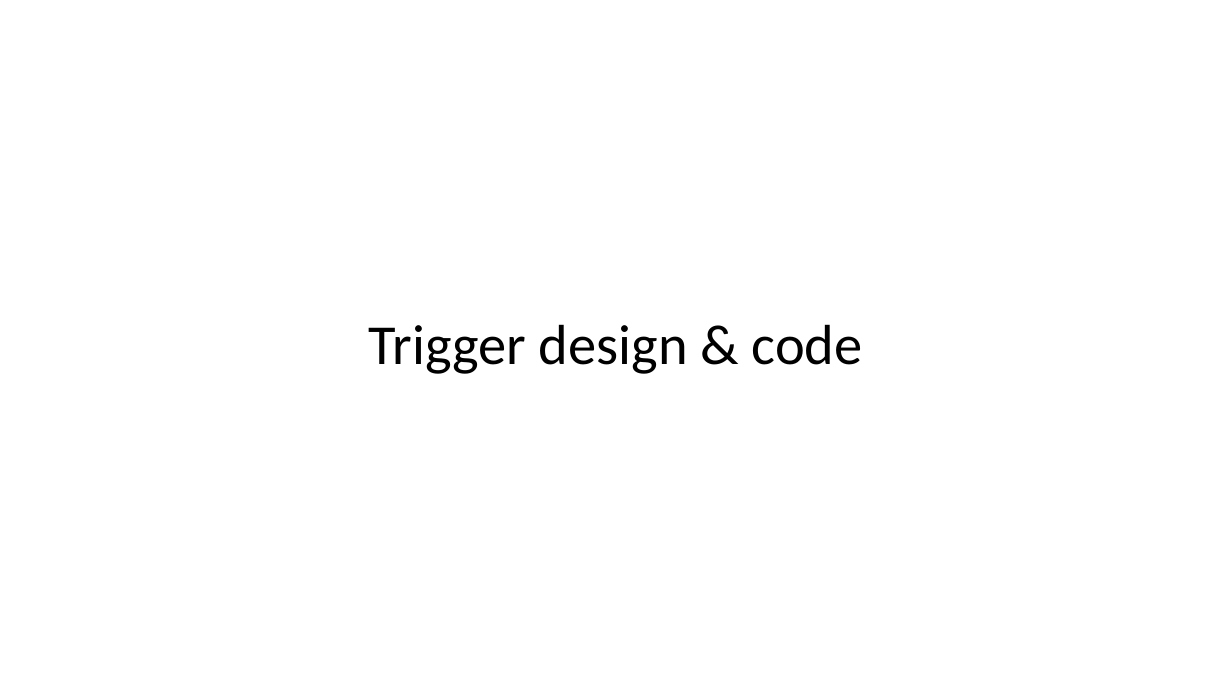
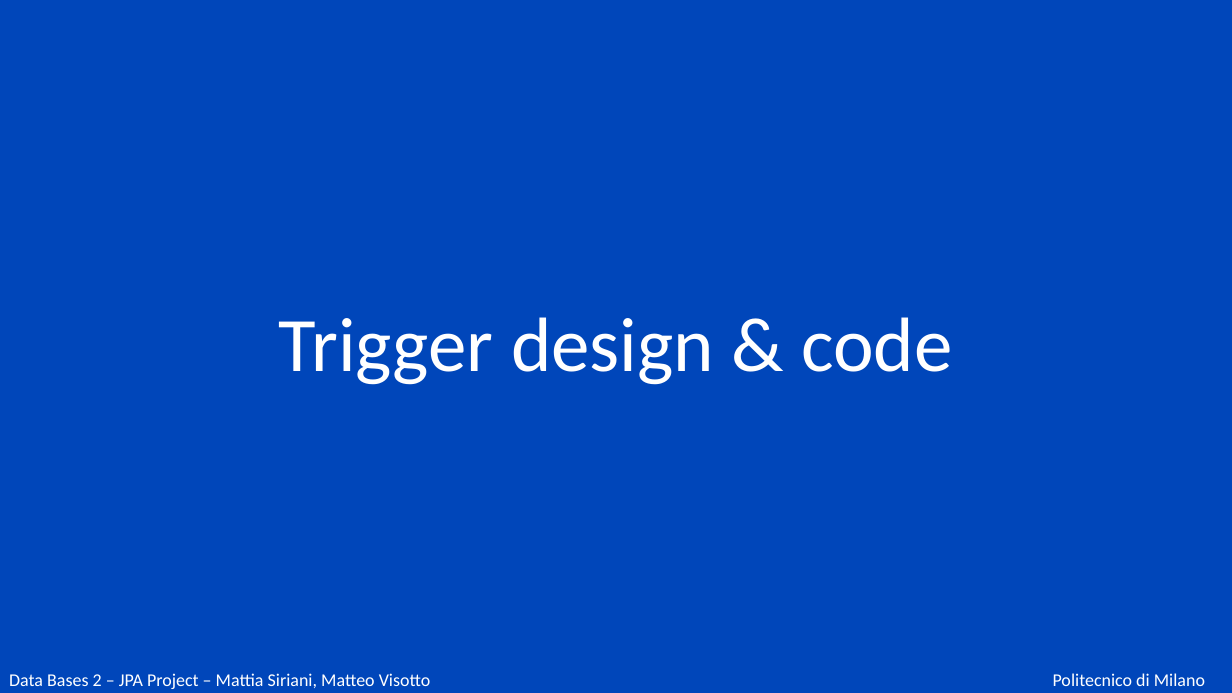
Before and after one commit to matteovisotto/DB2-SirianiVisotto, a slide deck: slide 9 of Documentation.pptx. Drawn at 1232x693 pixels with LibreOffice and Linux fonts; fonts in the diff are those of the drawing. Boxes give left, top, right and bottom in pixels: in the first picture for what was removed or moved away, otherwise in the second. Text is boxed around its words. In the diff, an @@ line names an element or a change of style, - is before the commit and + after.

```diff
--- a/Documentation.pptx
+++ b/Documentation.pptx
@@ rectangle added at [0,0,1232,97], fill #0046BA @@
@@ rectangle added at [0,0,1232,669], fill #0046BA @@
@@ title "Trigger design & code": place and size @@
-title "Trigger design & code" at [369,324,863,374]
+title "Trigger design & code" at [279,317,952,385]
@@ title "Trigger design & code" at [279,317,952,385]: size 44 to 60 pt, text colour #000000 to #FFFFFF; vertical alignment middle to bottom @@
@@ text added at [9,673,431,689], 14 pt, text #FFFFFF @@
+Data Bases 2 – JPA Project – Mattia Siriani, Matteo Visotto
@@ text added at [1053,673,1205,686], 14 pt, text #FFFFFF @@
+Politecnico di Milano
```
Also in this commit, not shown: 83 other slides changed, 5 slides added, 6 slides removed.
